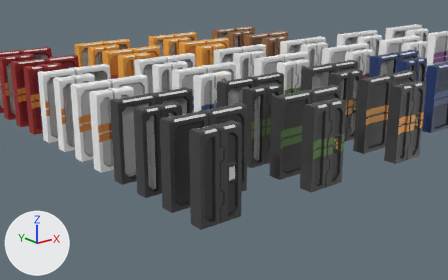
Two versions of the FBX model Assets/Art/Models/Structures/Doors/SS13Airlocks.fbx, one commit apart.
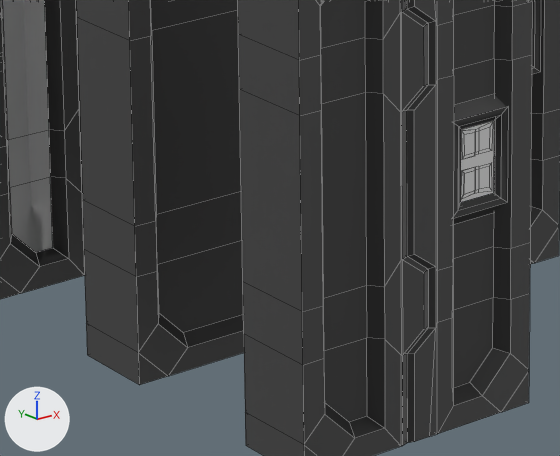
Old and new are each drawn from a 50 mm lens placed at (-6.91, -8.88, 5.17), pointed at (0.08, -0.14, 1.67) and again close up on the part from 33% to 55% of the width and 52% to 81% of the height. Every picture has the same lights, and +X, +Y and +Z are marked at lower left. The close-ups show mesh edges as thin lines. Where no turn or scale is listed for an object, it has been applied to the vertices. Vertices at the same position are counted once.

Names of what the first close-up shows: 'Airlock.Double.Left', 'Airlock.Double.Right', 'Airlock.Glass.Left', 'Airlock.Left', 'Airlock.Panel', 'Airlock.Right'.
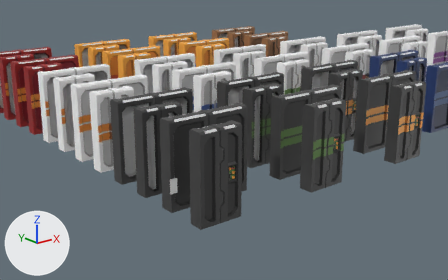
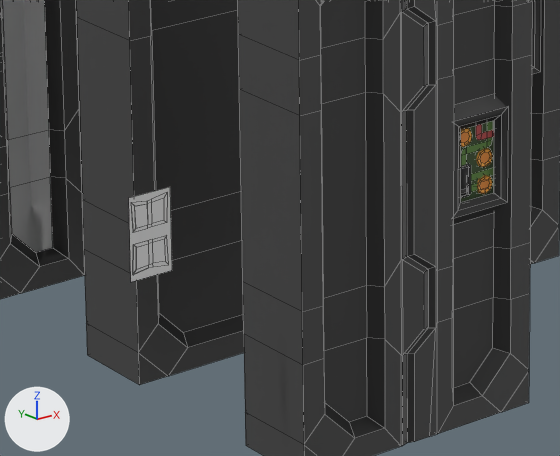
The newer file is also turned or shifted as a whole; pictures and numbers use the older file's frame.

Edits to the bpy script that builds the scene:
```text
Change me_plane_133:
    where me_plane_133.from_pydata(...)  # 52 vertices, 31 faces; spans x 0.2..0.363, y -0.142..-0.139, z 0.816..1.11
    used by ob_airlock_panel; location = (0.0, 0.0, 0.0)
    me_plane_133 part 1: the whole mesh is moved by (-1.271, 0.139, 0.0)
```

Changed parts and their boxes (x1, y1, x2, y2) in the close-ups (560 x 456 px):
'Airlock.Panel', mesh moved
    before: (461, 121, 494, 202)
    after: (129, 187, 172, 282)
